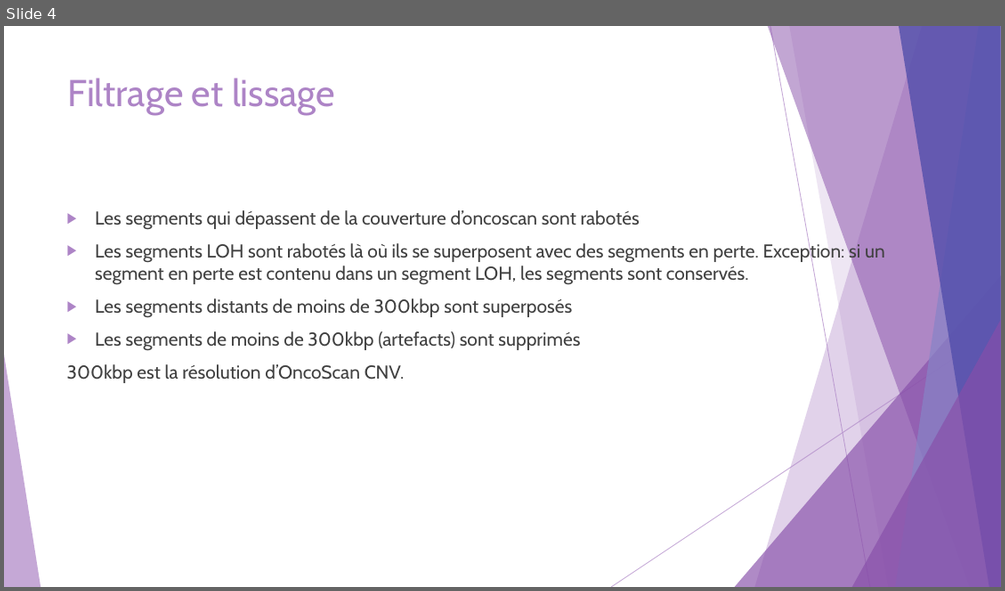
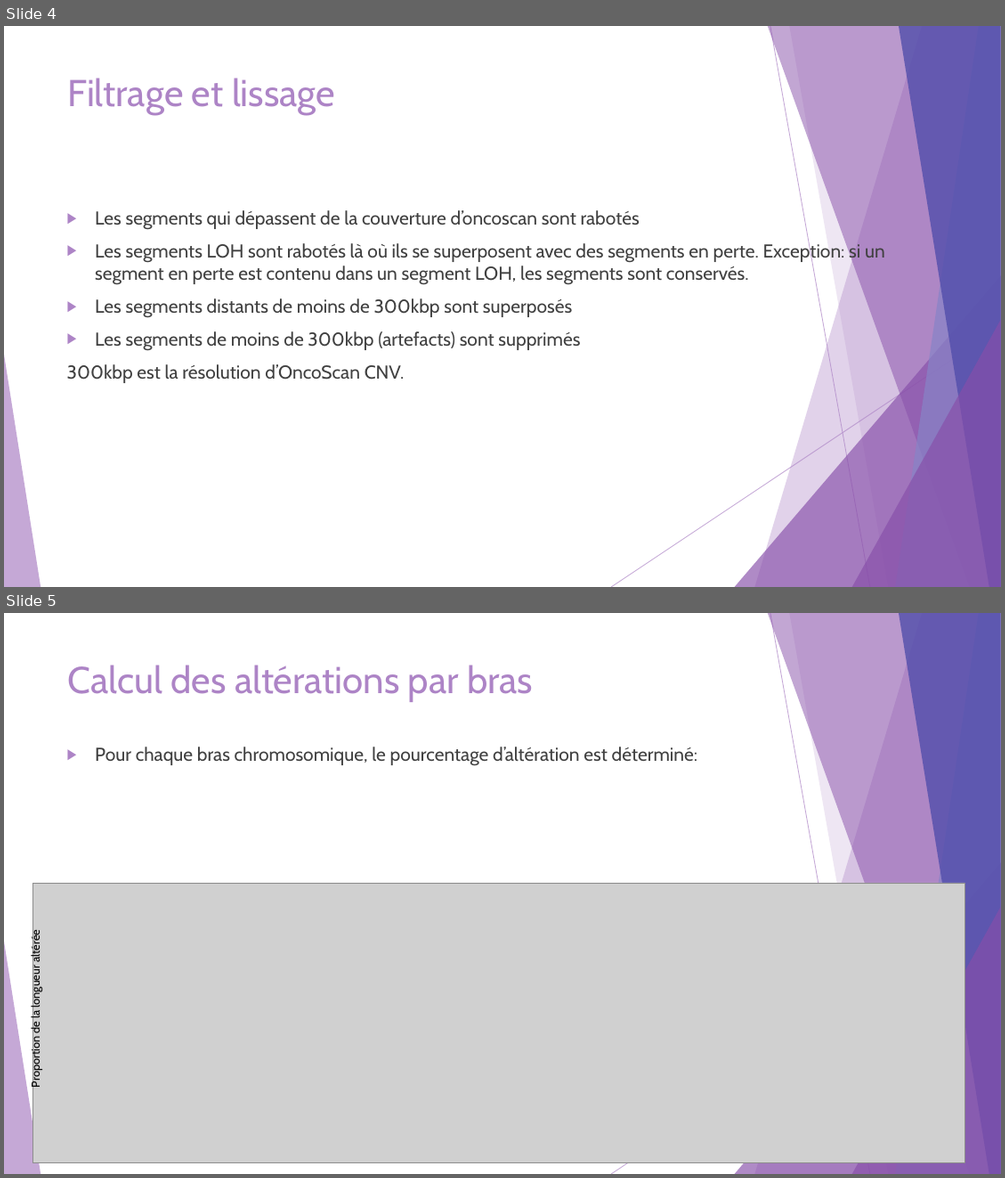
Before and after one commit to Elie-Bordron/DEA-dataviz, a slide deck: docs/docs_I_made/slides/OncoscanR.pptx. Shown one above the other, each under a label of ours: slide 4 before the commit, slides 4 and 5 after it. The pictures are 1005x591 and 1005x1178 pixels, drawn with LibreOffice and Linux fonts; fonts in the diff are those of the drawing; grey boxes stand for pictures. Boxes give left, top, right and bottom in pixels: in the first picture for what was removed or moved away, otherwise in the second. Text is boxed around its words. In the diff, an @@ line names an element or a change of style, - is before the commit and + after.

```diff
--- a/docs/docs_I_made/slides/OncoscanR.pptx
+++ b/docs/docs_I_made/slides/OncoscanR.pptx
@@ slide 5 added at bbox=[4, 613, 1001, 1174], background #FFFFFF; not listed: 10 template elements that a slide beside it also shows @@
@@ title added at bbox=[67, 665, 533, 702], 36 pt, text #AD84C6 @@
+Calcul des altérations par bras
@@ text added at bbox=[95, 747, 697, 766], 18 pt, text #404040 @@
+▶ Pour chaque bras chromosomique, le pourcentage d’altération est déterminé:
@@ picture added at bbox=[33, 883, 965, 1163] @@
@@ text added at bbox=[29, 933, 43, 1086], 11 pt, text #000000 @@
+Proportion de la longueur altérée
```
Also in this commit, not shown: 3 slides changed, 6 other slides added, 1 slide removed, 33 other files.
